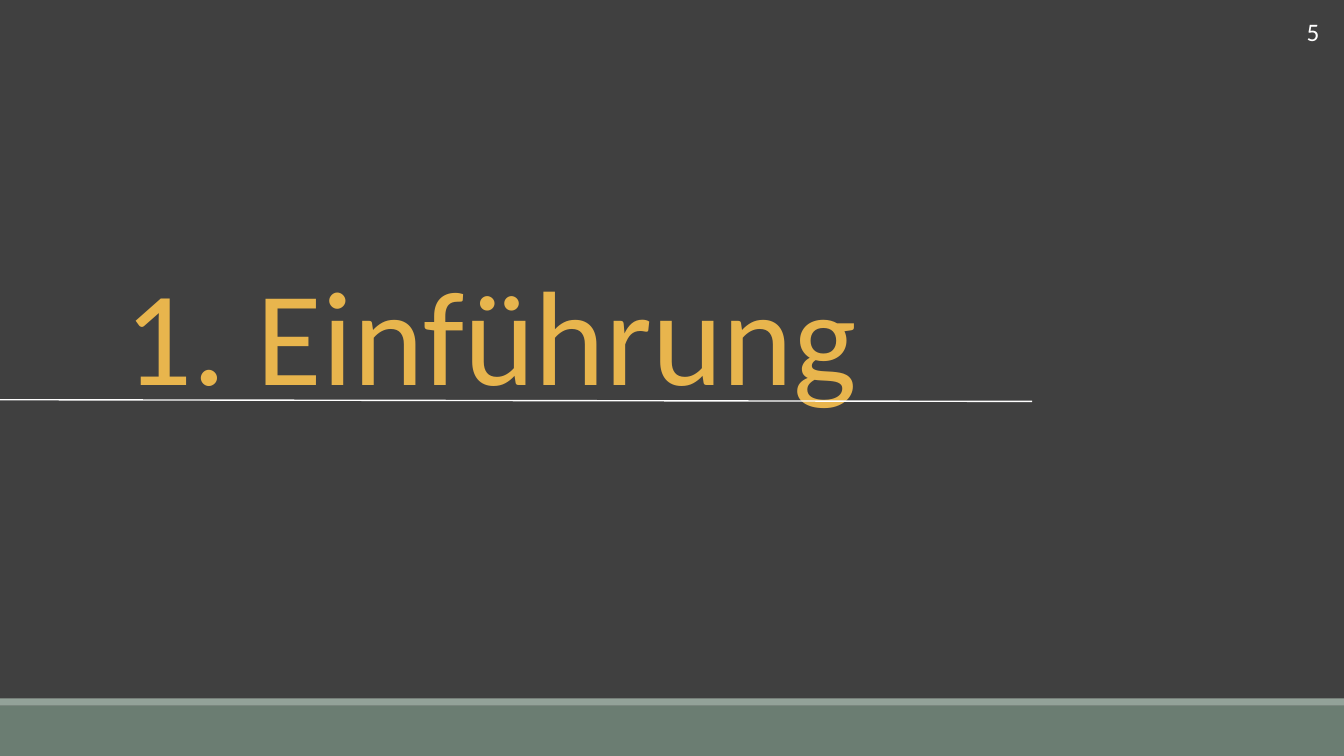
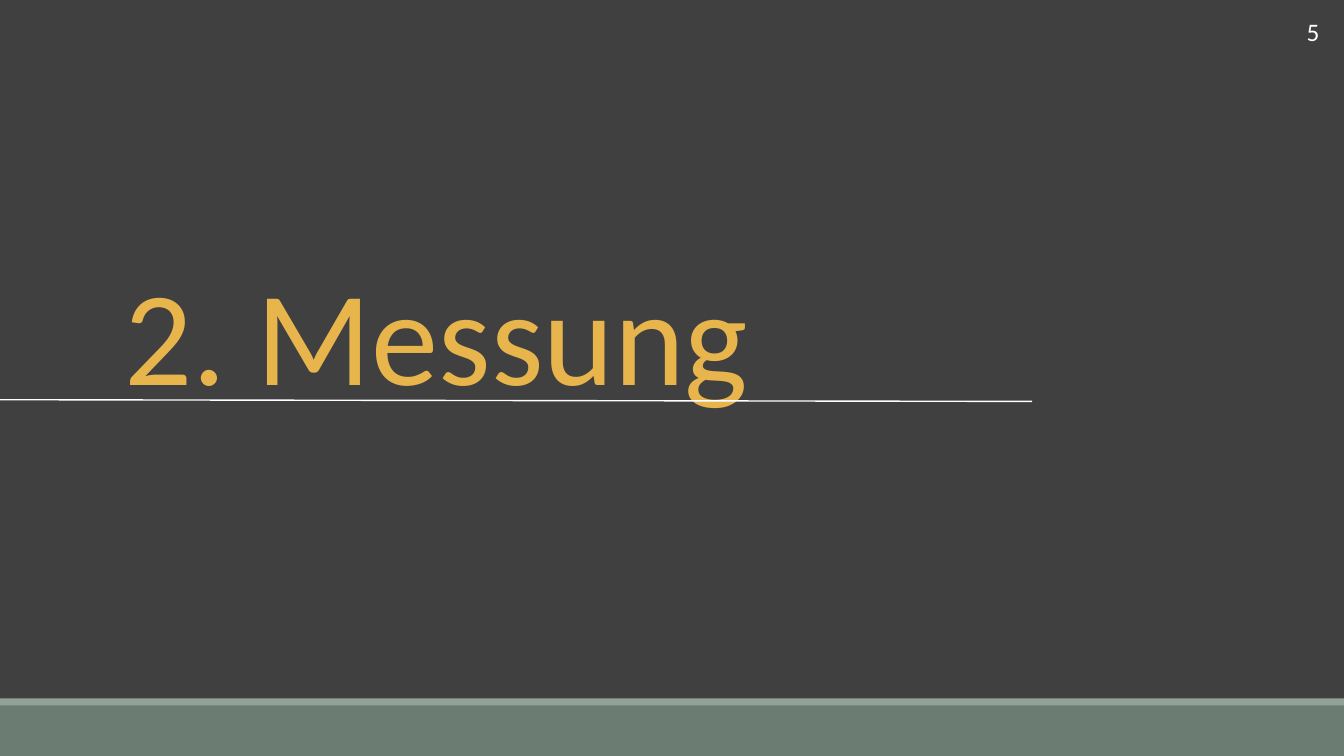
Before and after one commit to fluoxa/funWithFan, a slide deck: slide 7 of CS14FunWithLuefter/Vortrag/Thermoluefter.pptx (slide 6 before the commit). Drawn at 1344x756 pixels with LibreOffice and Linux fonts; fonts in the diff are those of the drawing. Boxes give left, top, right and bottom in pixels: in the first picture for what was removed or moved away, otherwise in the second. Text is boxed around its words. In the diff, an @@ line names an element or a change of style, - is before the commit and + after.

```diff
--- a/CS14FunWithLuefter/Vortrag/Thermoluefter.pptx
+++ b/CS14FunWithLuefter/Vortrag/Thermoluefter.pptx
@@ text at (125,298,748,408): text changed @@
-1. Einführung
+2. Messung
```
Also in this commit, not shown: 5 other slides changed, 10 slides added, 6 other files.
